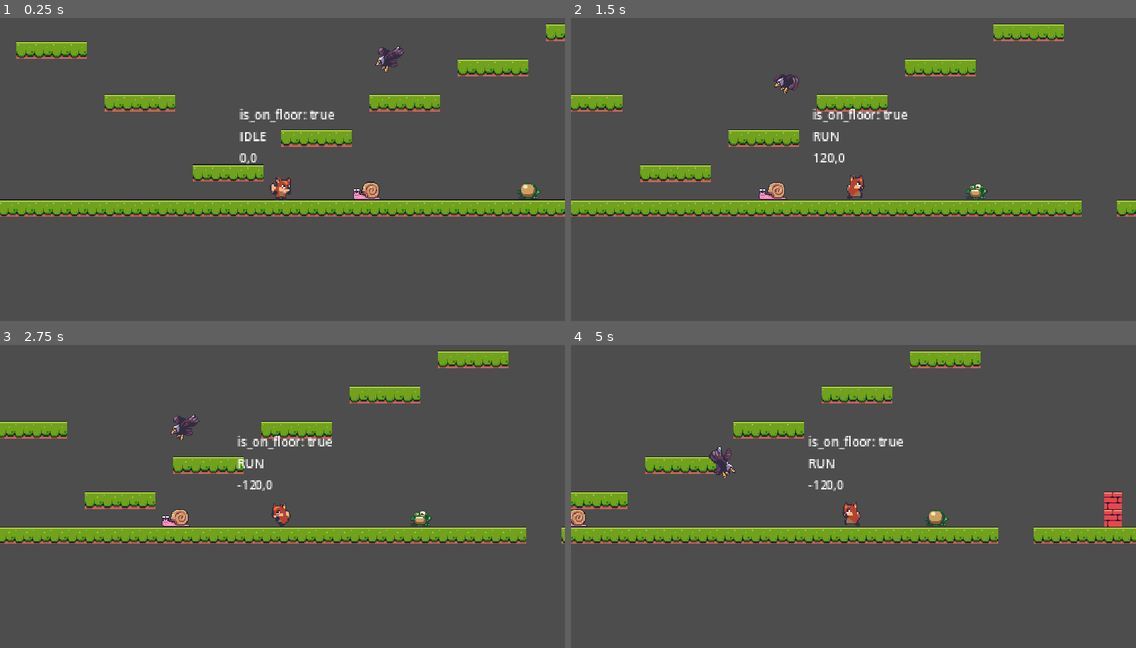
Above: before the commit, frames 1-4 (two rows, left to right).
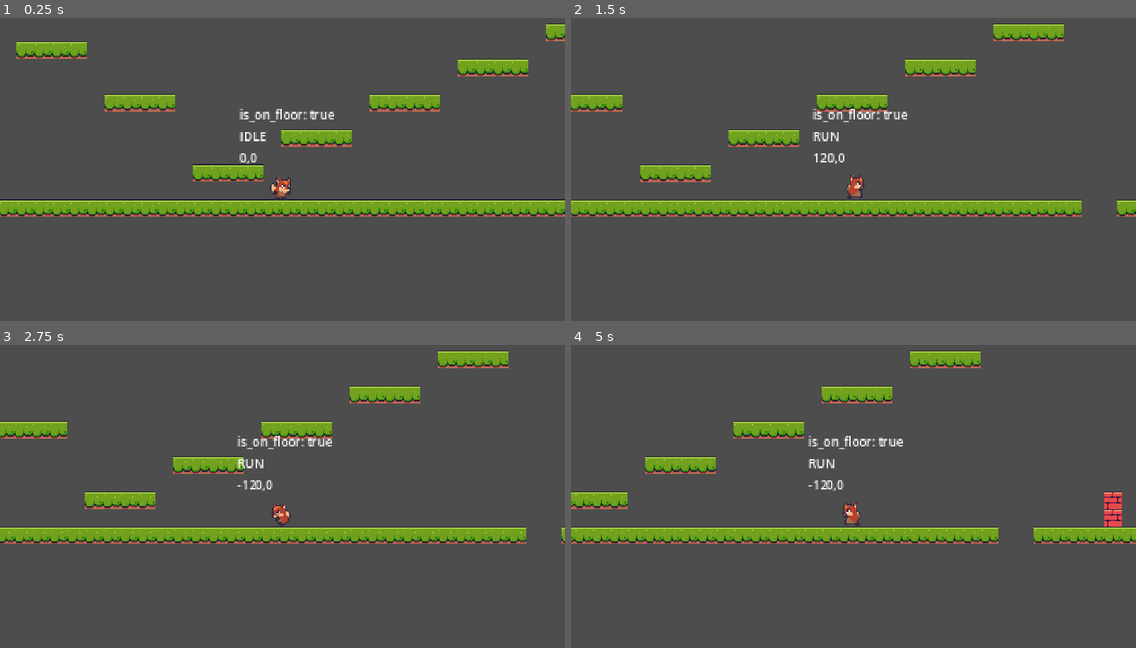
Above: after the commit, the same moments.

Repository: leobewater/godot-foxy-antics
Game: Godot game, scene res://level_base/level_base.tscn
The game is run twice, just before and just after one commit, with the same random seed, the same clock (stepped at 60 frames per second) and the same inputs. The project has no main scene, so this scene is started directly.
Inputs:
- Up to frame 1 (0.25 s): no input
- Up to frame 2 (1.5 s): hold Right (right) from 0.53 s (still down); tap Space (jump) at 0.77 s
- Up to frame 3 (2.75 s): tap Space (jump) at 1.52 s; release Right (right) at 2.03 s; hold Left (left) from 2.03 s (still down)
- Up to frame 4 (5 s): release Left (left) at 2.78 s; hold Right (right) 2.78-4.28 s; tap Space (jump) at 3.02, 3.77, 4.52 s; hold Left (left) from 4.28 s (still down)

The runs differ from the first frame. In frame 1, 0.6% of the frame differs, in the area x 62-96%, y 9-60%; in frame 2, 0.6%; in frame 3, 0.6%; in frame 4, 0.6%.

Commit message:
autoload object maker

Diff:
--- a/bullets/bullet_base/bullet_base.gd
+++ b/bullets/bullet_base/bullet_base.gd
@@ -10,7 +10,7 @@
 
 func _process(delta):
 	check_expired(delta)
-	position += _direction * delta
+	position += _direction * delta * 20
 
 
 func setup(dir: Vector2, life_span: float, speed: float) -> void:
--- a/bullets/bullet_enemy/bullet_enemy.tscn
+++ b/bullets/bullet_enemy/bullet_enemy.tscn
@@ -1,5 +1,9 @@
-[gd_scene load_steps=2 format=3 uid="uid://bt1jw8mq8jddq"]
+[gd_scene load_steps=3 format=3 uid="uid://bt1jw8mq8jddq"]
 
 [ext_resource type="PackedScene" uid="uid://iq2jry0q5r8g" path="res://bullets/bullet_base/bullet_base.tscn" id="1_wb3fu"]
+[ext_resource type="Texture2D" uid="uid://dyt43wyidlhhg" path="res://assets/items/bullet2.png" id="2_wmaxk"]
 
 [node name="BulletEnemy" instance=ExtResource("1_wb3fu")]
+
+[node name="Sprite2D" parent="." index="0"]
+texture = ExtResource("2_wmaxk")
--- a/level_base/level_base.tscn
+++ b/level_base/level_base.tscn
@@ -1,12 +1,9 @@
-[gd_scene load_steps=10 format=3 uid="uid://bdmrwmjesfx8o"]
+[gd_scene load_steps=7 format=3 uid="uid://bdmrwmjesfx8o"]
 
 [ext_resource type="Script" path="res://level_base/level_base.gd" id="1_gjrkq"]
 [ext_resource type="Texture2D" uid="uid://bpiv1pl74okud" path="res://assets/tiles/Terrain (16x16).png" id="1_jpale"]
 [ext_resource type="PackedScene" uid="uid://cph6xskm1anvs" path="res://player_cam/player_cam.tscn" id="2_6wir8"]
 [ext_resource type="PackedScene" uid="uid://blvkdxh18qnmw" path="res://player/player.tscn" id="3_mxm1x"]
-[ext_resource type="PackedScene" uid="uid://dg38qoh7ar5f1" path="res://enemies/snail/snail.tscn" id="5_ef5dn"]
-[ext_resource type="PackedScene" uid="uid://bvutlmtjoaubx" path="res://enemies/frog/frog.tscn" id="6_grcal"]
-[ext_resource type="PackedScene" uid="uid://dx52pjqynsxmi" path="res://enemies/eagle/eagle.tscn" id="7_n10da"]
 
 [sub_resource type="TileSetAtlasSource" id="TileSetAtlasSource_dkkex"]
 texture = ExtResource("1_jpale")
@@ -538,12 +535,3 @@
 
 [node name="Player" parent="." instance=ExtResource("3_mxm1x")]
 position = Vector2(209, -35)
-
-[node name="Snail" parent="." instance=ExtResource("5_ef5dn")]
-position = Vector2(287, -30)
-
-[node name="Frog" parent="." instance=ExtResource("6_grcal")]
-position = Vector2(433, -30)
-
-[node name="Eagle" parent="." instance=ExtResource("7_n10da")]
-position = Vector2(314, -148)
--- a/project.godot
+++ b/project.godot
@@ -16,9 +16,10 @@
 
 [autoload]
 
+GameManager="*res://singletons/game_manager.gd"
 SignalManager="*res://singletons/signal_manager.gd"
 SoundManager="*res://singletons/sound_manager.gd"
-GameManager="*res://singletons/game_manager.gd"
+ObjectMaker="*res://singletons/object_maker.gd"
 
 [display]
 
--- /dev/null
+++ b/singletons/object_maker.gd
@@ -0,0 +1,11 @@
+extends Node
+
+
+# Called when the node enters the scene tree for the first time.
+func _ready():
+	pass # Replace with function body.
+
+
+# Called every frame. 'delta' is the elapsed time since the previous frame.
+func _process(delta):
+	pass
